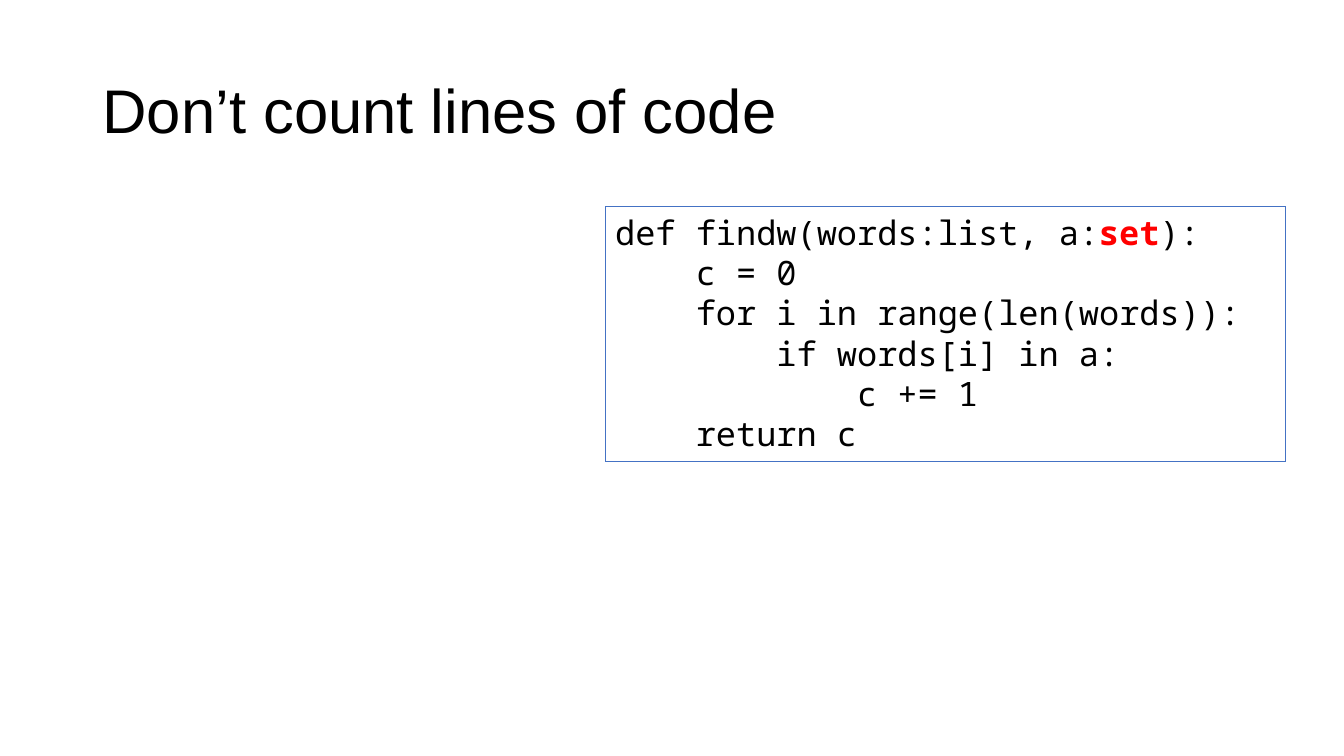
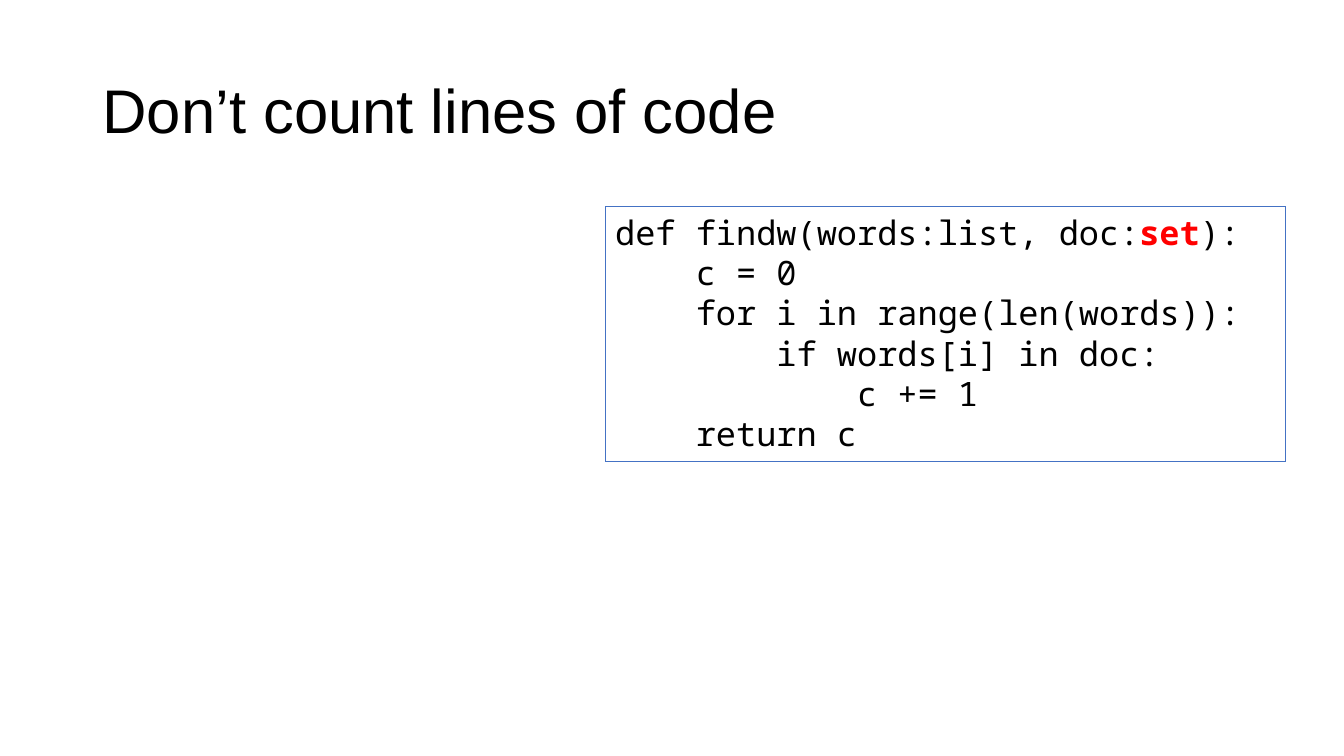
Before and after one commit to parrt/msds689, a slide deck: slide 18 of notes/complexity.pptx. Drawn at 1344x756 pixels with LibreOffice and Linux fonts; fonts in the diff are those of the drawing; grey boxes stand for pictures; background and template pictures are left out. Boxes give left, top, right and bottom in pixels: in the first picture for what was removed or moved away, otherwise in the second. Text is boxed around its words. In the diff, an @@ line names an element or a change of style, - is before the commit and + after.

```diff
--- a/notes/complexity.pptx
+++ b/notes/complexity.pptx
@@ text in rectangle at [615, 219, 1240, 251]: text changed @@
-def findw(words:list, a:set):
+def findw(words:list, doc:set):
@@ text in rectangle at [776, 340, 1160, 372]: text changed @@
-if words[i] in a:
+if words[i] in doc:
```
Also in this commit, not shown: 10 other slides changed, 1 other file.
